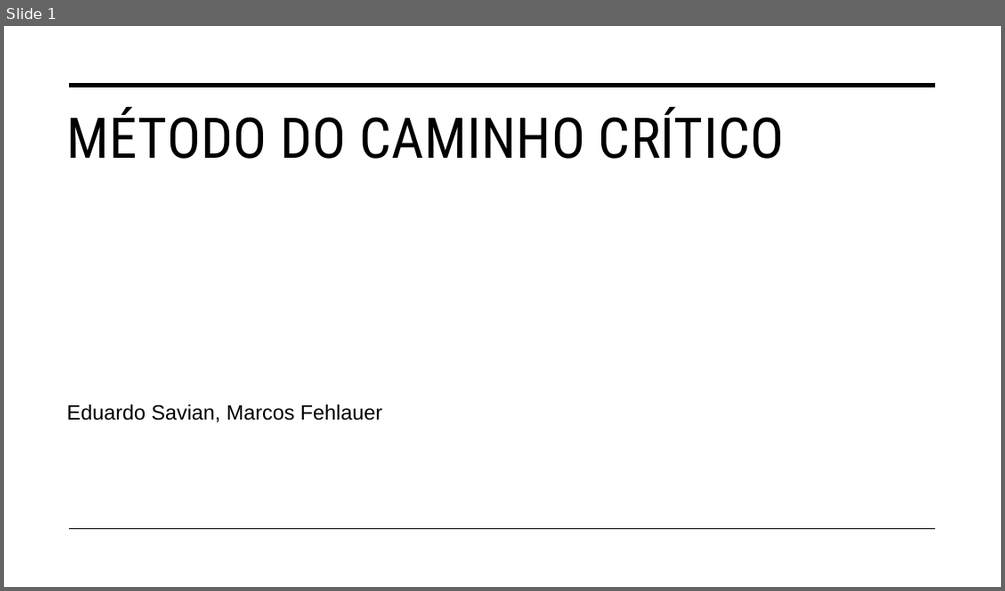
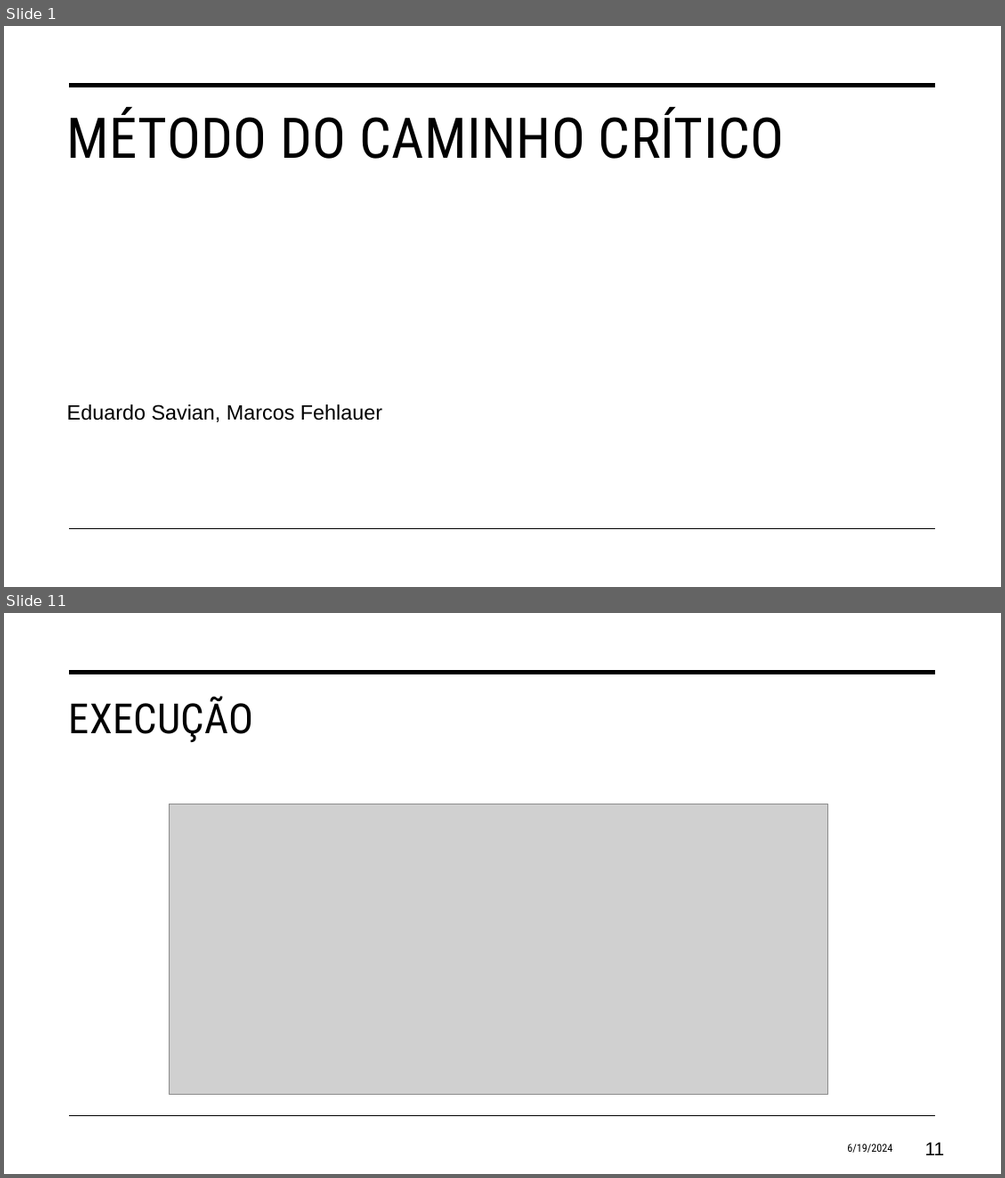
Before and after one commit to eduardosavian/critical-path, a slide deck: Presentation.pptx. Shown one above the other, each under a label of ours: slide 1 before the commit, slides 1 and 11 after it; the slides between them are not shown. The pictures are 1005x591 and 1005x1178 pixels, drawn with LibreOffice and Linux fonts; fonts in the diff are those of the drawing; grey boxes stand for pictures. Boxes give left, top, right and bottom in pixels: in the first picture for what was removed or moved away, otherwise in the second. Text is boxed around its words. In the diff, an @@ line names an element or a change of style, - is before the commit and + after.

```diff
--- a/Presentation.pptx
+++ b/Presentation.pptx
@@ slide 11 added at [4,613,1001,1174], background #FFFFFF; not listed: 2 template elements that a slide beside it also shows @@
@@ title added at [69,696,254,742], 40 pt, text #000000 @@
+EXECUÇÃO
@@ picture added at [170,804,827,1094] @@
@@ text added at [847,1143,892,1152], 10.5 pt, text #000000 @@
+6/19/2024
@@ page number added at [925,1142,945,1155], 18 pt, text #000000 @@
+11
```
Also in this commit, not shown: 13 slides changed, 2 other slides added, 4 slides removed, 3 other files.
